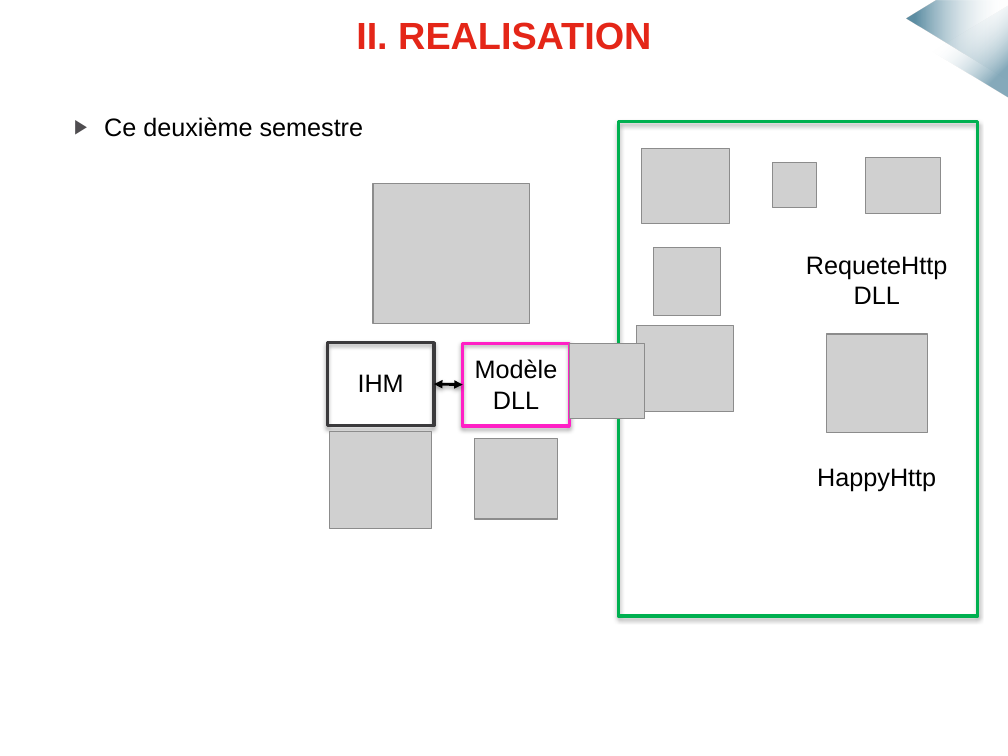
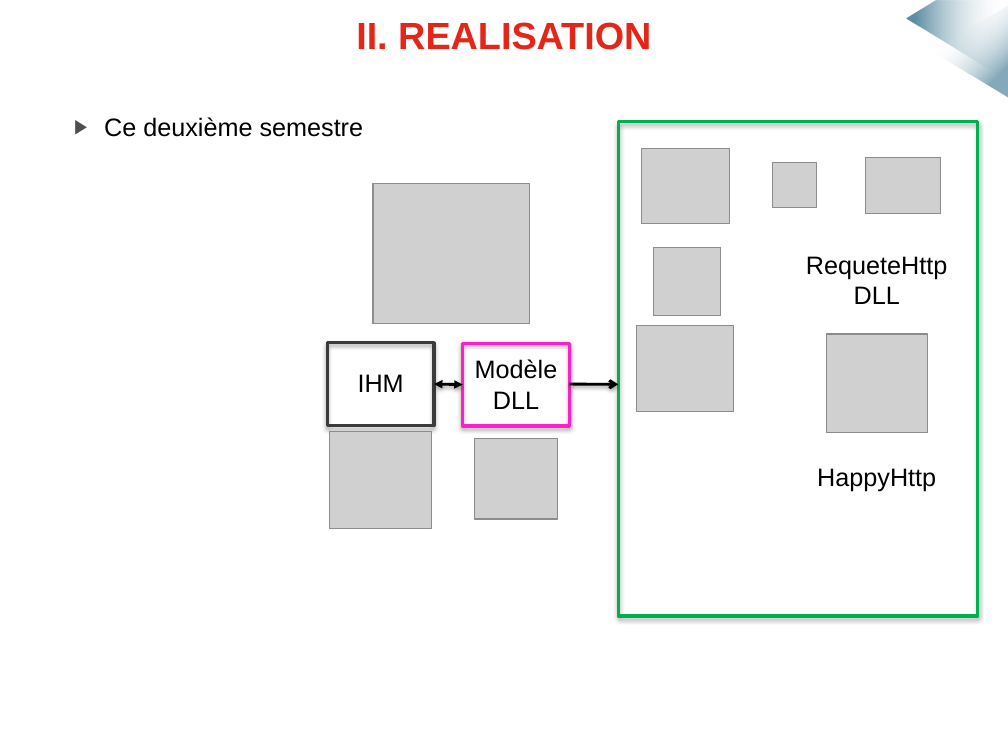
Before and after one commit to mmeven/EP_Domotique_Tablette, a slide deck: slide 9 of Rendu/Diapo_soutenance.pptx. Drawn at 1008x756 pixels with LibreOffice and Linux fonts; fonts in the diff are those of the drawing; grey boxes stand for pictures; background and template pictures are left out. Boxes give left, top, right and bottom in pixels: in the first picture for what was removed or moved away, otherwise in the second. Text is boxed around its words. In the diff, an @@ line names an element or a change of style, - is before the commit and + after.

```diff
--- a/Rendu/Diapo_soutenance.pptx
+++ b/Rendu/Diapo_soutenance.pptx
@@ picture removed at <box>570,344,645,419</box> @@
@@ arrow added from (570, 384) to (618, 384), #000000 2 pt @@
```
Also in this commit, not shown: 3 other slides changed, 1 slide removed.
